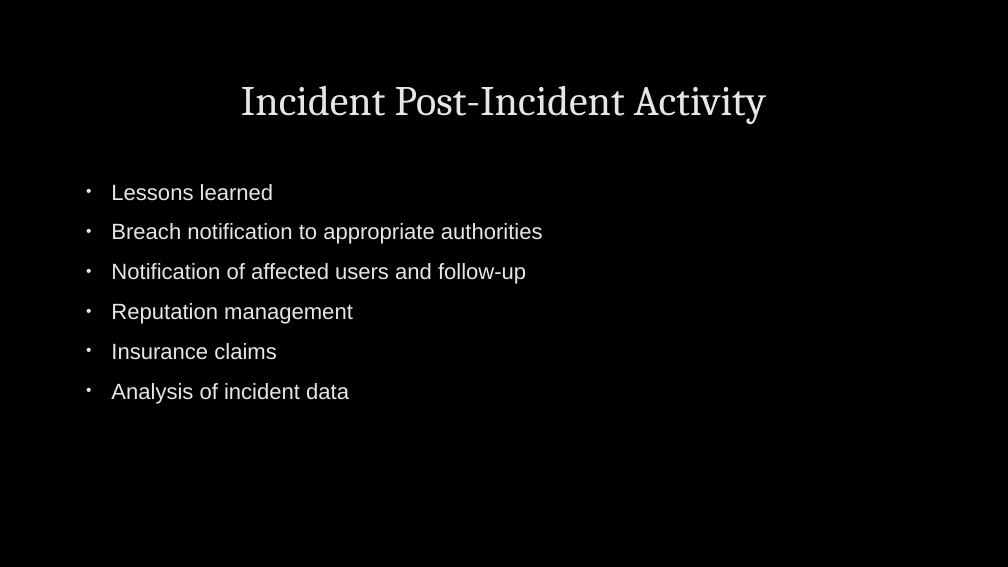
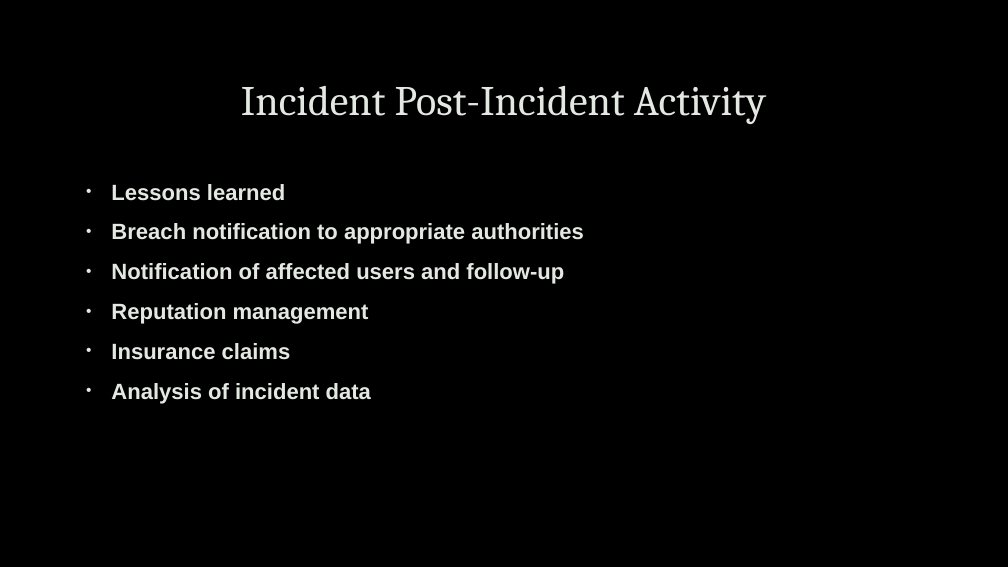
Before and after one commit to uwacsp/cits1003, a slide deck: slide 19 of Lectures/CITS1003-8 Incidents.pptx. Drawn at 1008x567 pixels with LibreOffice and Linux fonts; fonts in the diff are those of the drawing; background and template pictures are left out. Boxes give left, top, right and bottom in pixels: in the first picture for what was removed or moved away, otherwise in the second. Text is boxed around its words. In the diff, an @@ line names an element or a change of style, - is before the commit and + after.

Commit message:
Updated lectures 9 & 10

```diff
--- a/Lectures/CITS1003-8 Incidents.pptx
+++ b/Lectures/CITS1003-8 Incidents.pptx
@@ text "Lessons learned" at (111,184,584,404): bold on @@
```
Also in this commit, not shown: 3 other slides changed.
